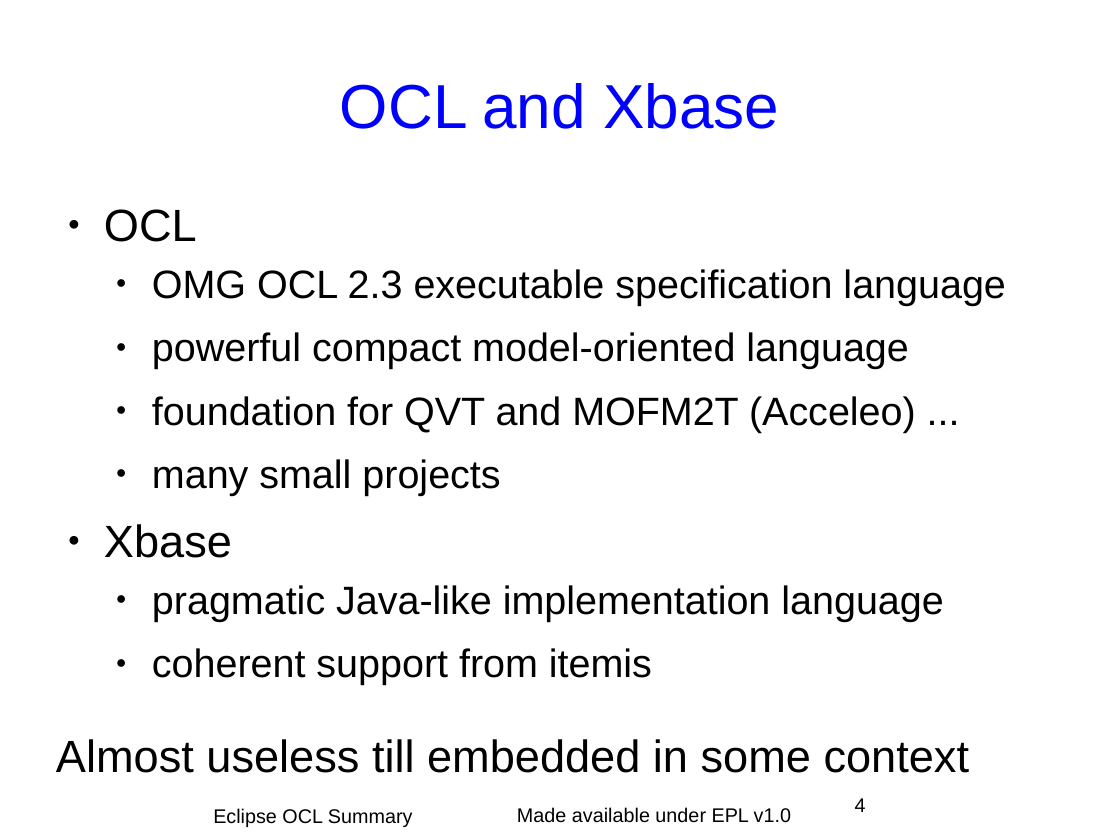
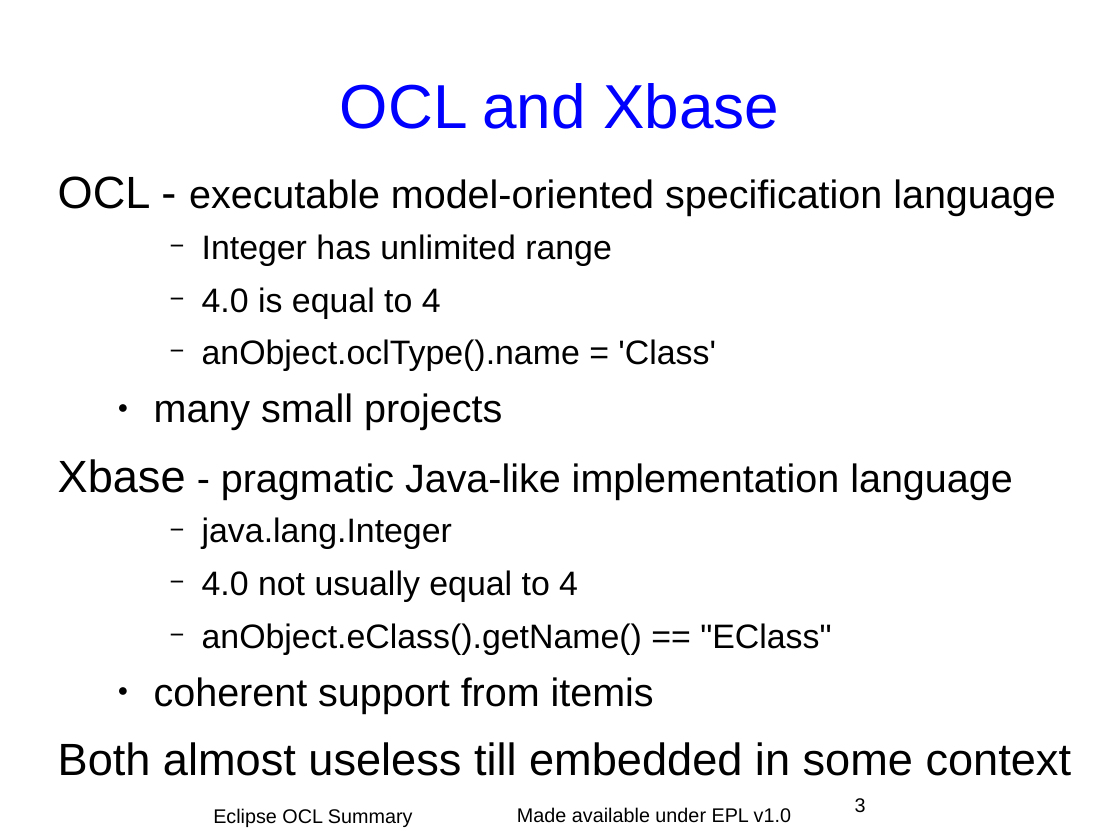
Before and after one commit to eclipse-ocl/ocl-website, a slide deck: slide 3 of ocl/docs/publications/ECE2011BoF/EclipseOCLSummary.odp (slide 4 before the commit). Drawn at 1120x840 pixels with LibreOffice and Linux fonts; fonts in the diff are those of the drawing; background and template pictures are left out. Boxes give left, top, right and bottom in pixels: in the first picture for what was removed or moved away, otherwise in the second. Text is boxed around its words. In the diff, an @@ line names an element or a change of style, - is before the commit and + after.

```diff
--- a/ocl/docs/publications/ECE2011BoF/EclipseOCLSummary.odp
+++ b/ocl/docs/publications/ECE2011BoF/EclipseOCLSummary.odp
@@ text at [58,176,1055,371]: text changed; size 28 to 24 pt @@
-● OCL
-  ● OMG OCL 2.3 executable specification language
-  ● powerful compact model-oriented language
-  ● foundation for QVT and MOFM2T (Acceleo) ...
+OCL - executable model-oriented specification language
+    − Integer has unlimited range
+    − 4.0 is equal to 4
+    − anObject.oclType().name = 'Class'
@@ text "OCL - executable model-oriented specification ...": place and size @@
-text "OCL - executable model-oriented specification ..." at [56,209,1005,773]
+text "OCL - executable model-oriented specification ..." at [58,176,1071,776]
@@ text at [58,459,1012,655]: text changed; size 28 to 24 pt @@
-● Xbase
-  ● pragmatic Java-like implementation language
+Xbase - pragmatic Java-like implementation language
+    − java.lang.Integer
+    − 4.0 not usually equal to 4
+    − anObject.eClass().getName() == "EClass"
@@ text at [58,742,1071,776]: text changed @@
-Almost useless till embedded in some context
+Both almost useless till embedded in some context
@@ page number at [855,798,866,813]: text changed @@
-4
+3
```
Also in this commit, not shown: 3 other slides changed, 4 slides added, 4 slides removed.
